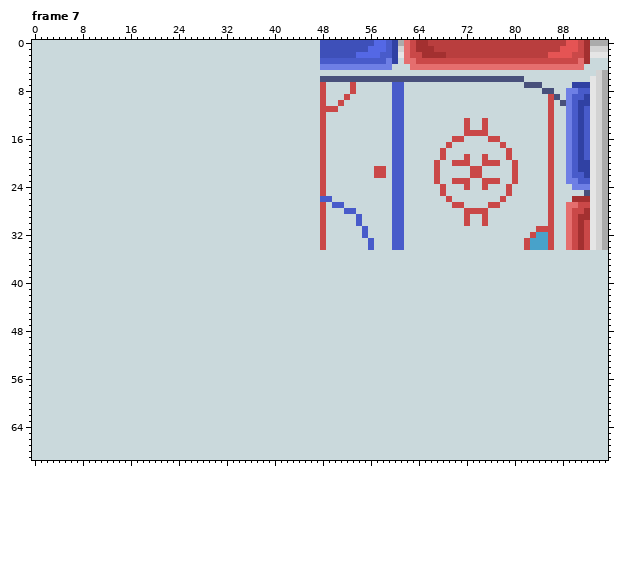
Pixel-art file, stored at OneVersusOne/Sprites/MapTemplate01.aseprite. Above, as it was before the edit.
96x70 pixels, 7 frames. Colours within 5 levels of each other are drawn and written as one. Shown: frame 7.
Once edited:
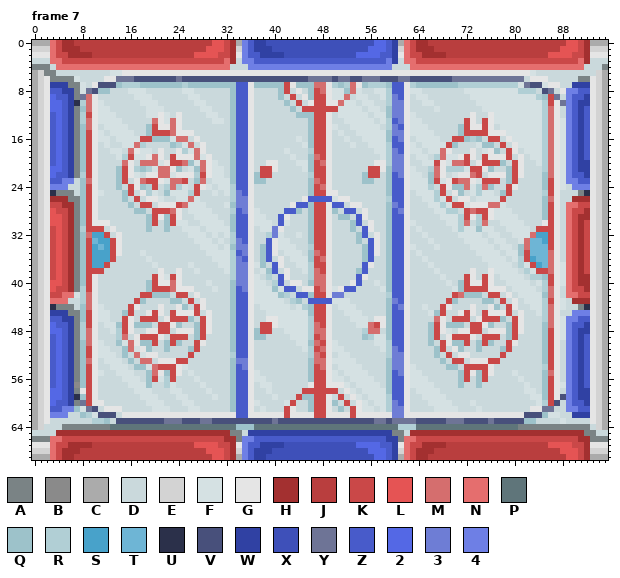
Palette (. is transparent): A #7a8385  B #8a8a8a  C #ababab  D #cad9dc  E #d3d3d3  F #d5e1e3  G #e5e5e5  H #a33030  J #b93e3e  K #ca4848  L #e55454  M #d56e6e  N #e56e6e  P #5f757a  Q #9dc2ca  R #b1cfd5  S #48a2ca  T #6eb5d5  U #2b304a  V #48507b  W #3041a3  X #3e50b9  Y #6e7496  Z #485bca  2 #5468e5  3 #6e7dd5  4 #6e7fe5
From old to new:
Changed rows in their new state; - is an unchanged pixel.
Frame 7, layers "Shadow", "Main", "Background":
first column x 0:
 0 CCCNKHHJJJJJJJJJJJJJJJJJJJJJJJLLKHC4ZWWXXXXXXXXX------------------------------------------------
 1 EEENKHHHJJJJJJJJJJJJJJJJJJJJJLLLKHE4ZWWWXXXXXXXX------------------------------------------------
 2 GGGNKKHHHHJJJJJJJJJJJJJJJJJLLLLKKHG4ZZWWWWXXXXXX------------------------------------------------
 3 ---NNKKKKKKKKKKKKKKKKKKKKKKKKKKKNH-44ZZZZZZZZZZZ------------------------------------------------
 4 AAA-NNNNNNNNNNNNNNNNNNNNNNNNNNNNN---444444444444-----------------------------------------------A
 5 CEAA---------FFGGGGGGGGGGGGGGGGGGGGGGGGGGGGGGGGGGGGGGGGGGGGGGGGGGGGGGGGGGGGGGGGGGGGF------------
 6 CEGAAAAF----GGYYYVVVVVVVYVVVVVVVVVVVVVVVVVVVVVYYYY-YY--YYY---YY-------YYYYYYYYYYYY-GGG-----AA---
 7 CEGWWWAAF-GVVVQRRRQQQQQQQRQQQQQQQQZZGQQQQQKGQQQMMGRQRMGQRRRQ--GRQQQQQQQRRRRRRRRRRFY--FGG--------
 8 CEGZZWWAFYVQQ---FFF------FF------QZZG----QK-G-QKMGFFQMF--FFR--GFF-------FFFFFFFFFRRR--Y-G-------
 9 CEG2ZZWAYMG------FFF------FF-----QZZG----Q-K-GQK-GFFM-FF--FR3-G-FF-------FFFFFFFFFFFRQ-Y--------
10 CEG22ZWURMGF------FFF------FF----QZZG-----Q-K-GK-GGMFF-FF--R33G--FF-------FFFFFFFFFFFR-GY-------
11 CEG22ZWAQMGFF------FFF------FF---QZZG------Q-KKK---FFFF-FF-Q33G----F-------FFFFFFFFFFRMG--------
12 CEGZ2ZWARKGFFF-----FFGF-G----FF--QZZG-------QQQK-G-FFFFF-FFQ33GF---------G--GFFFFFFFFRMG--------
13 CEGZ2ZWARMGFFFF-----MGFMG-----FF-QZZG---------QK-G--FFFFF-FR-3GFF--------G--GFFFFFFFFRMGF-------
14 CEGZ2ZWAQMG-FFFF---QKGGMG--------QZZG---------QK-GF--FFFFF-R3-GFFF-----Q-GG-G-FFFFFFFRMGF-------
15 CEGZ2ZWAQKGF-FFFF--QKKKMGGG------QZZG---------QK-G-F--FFFFFQ33GFFFF----Q----GGGFFFFFFRMGF-------
16 CEGZ2ZWAQKGFF-FFFFKKQQQFMM-G-----QZZG-------F-QK-G--F--FFFFQ-3G-FFFF----QRQ----GFFFFFRMGF-------
17 CEGZ2ZWAQKG-F--FFMR----QRFM-G----QZZG--------FQK-G---F--FFFR--GF-FFFF-Q---FQQ---GFFFFRMGF-------
18 CEGZ2ZWAQKG--FF-MGFF-G--GRFMG----QZZG-----F---RK-G-------FFR3-GFF-FFMG---G-FGQ--G-FFFRMGF-------
19 CEGZ2ZWAQKG---FRKFFGMG-KGGGMFG---QZZG------F--QM-G--------FR33G-FF-RMFFG-G--GGG--G-FFRMGF-------
20 CEGZ2ZWAQKG----MG-MMMFGKKMQFMGF--QZZG--GG---FFQKMG-------GGR33G--FF-GFMM--G---Q--G--FRMGF-------
21 CEG22ZWAQKG---QKGRQRFMMGQ-FQMGFF-QZZG-KKG----FQK-G------K-GQ33GF--RMGRRRF--GQ--Q-G---RMGF-------
22 CEG2ZZWARKG---QKGF-GGMMFGGGRKGFF-QZZGQKK------RK-G-----QK-DQ-3GFF-QMG-FGGM--GGGQ-G---QMGF-------
23 CEGZZ44-QMG---QK-GMKKGFMMK-QM-FFFQZZGQQ-------QM-G-----QQ--Q--GFFFQ-FG-MMGF----Q-----Q-GF-------
24 CEG444--QKG---Q-KGQRK-RMRF-KGF-FFRZZG---------QKMG---------Q--GFFFR--GQQMFRMQ---G----Q-GF-------
25 CEGUAAA-QKGF---QK-GRF-QFFFRK--F-FR3ZG---------QK-GG--------Q--G-FFFR--GQ-FRFF-Q------R-G---AU---
26 CEGHHHAAQKG----Q-K-GGF--FFMF-----R33G--------GZZ--FGG------R--G--FFRF--GG-FFFF-------QMG--------
27 CEGKKHHAQKG-----Q-KK-GGGKMFFF---FQ33G------GZZQK-G---GG----Q3-G---FFRF--FGGGMMF------Q-G--------
28 CEGLKKHAQKG------QQ-KKKMG-FFFF---RZ3GF----ZZQ-QK-GQ----G---Q-3G----FFRR--M--GFFF-----Q-G--------
29 CEGLLKHAQKG--------QKGQKG--FFFF--QZZGFF--ZG---QK-G-QQ--G---Q--G-----FFFR-GR-GFFFF----Q-G--------
30 CEGLLKHAQKGGG------QK-QKFF--FFFF-QZZGFFF-ZF---QK-G---Q--G--Q--GF-----FFRM-RM--FFFF---G-G--------
31 CEGKLKHARKKK-G-----Q--Q--FFF-FFFFQZZG-FF3G----QK-G---Q--G--Q--G-F-----FRFFQFF--FFFF----G--------
32 CEGKLKHAQMSSK-G-----------FFF-F-FRZZG--R3F--F-QK-G----Q--G-Q--G--F-----FFFF-FF--FFFM---G--------
33 CEGKLKHAQKTSSKG------------FFF-F-R3ZG--ZGFF---QK-G----Q--G-Q--G---F-----FFFF-FF--FMTT--G--------
34 CEGKLKHAQKSTSKG-------------FFF-FQ33G-QZGFFF--RK-G-----Q-G-Q--GF---F-----FFFF-FF-QMTTT-G--------
35 CEGKLKHAQKSSSKG---F----------FFFFRZ3G-QZG-FFF-QMKG-----QZG-QZZG-F---------FFFF-FFQKTTTMG-NKHKGEC
36 CEGKLKHAQKSSSK-----F----------FFFR3ZG-QZ-G-FFFQKMG-----QZ--QZZG--F---------FFFF-FRKSTTMG-NKHKGEC
37 CEGKLKHAQKSSK-------F-----F----FFR33GFQ-ZG--FFRKKG-----ZG--QZZG---F---------FFFF-RFKSTMGFNKHKGEC
38 CEGKLKHAQKKK---------G--G--F----FR33G-FQZ-G--FRMKG----QZ---QZZG----F-----G--GFFFF-RFKKMGFNKHKGEC
39 CEGKLKHAQKG---------KGFKG--------R33GF-R-ZG---RMMG----ZG---QZZG-----F---KG-KG-FFFF-RRQKGFNKHHGEC
40 CEGLLKHAQKG--------QKGGMG----F---Q33GFF-RZ-GG-QMMG---GZ--F-QZZG------F-QKGGKG--FFFF-FRKGFNKHHGEC
41 CEGLKKHARKG--------QKKKMGGG---F--QZ3GFFFQFZZ-GGKMGFGZZ----FQZZG-------FQKKKKGGG-FFFF-RMG-NKKHGEC
42 CEGKKNNFRMG-------KKQQQ-KK-G-----QZZGFFFFQR-ZZQKKG33-------RZZG-------KMQQQ-KK-G-FFFFQMG-NNKKGEC
43 CEGNNN--RMG------KQ----QQ-K-G----QZZGFFFFF-RQ-ZZZZFFF------Q3ZG------KQ----QQ-K-G-FFFRKGF-HHHGEC
44 CEGUAAA-QMGF----KG---G--GQ-KG----QZZG-FFFFF-FRQKKG-FFF-----QZ3G--F--KG---G--GQ-KG--FFRMGF--AUGEC
45 CEGWWWAAQKGFF--QK--GKG-KGGGK-G---QZZG--FFFFFFFQKKG--FFF----QZZG---FQK--GKG-KGGGK-G--FRMG--444GEC
46 CEGZZWWAQKGFF--KG-KKK-GKKKQ-KG---QZZG--GGFFFFFRKKG---FFF-GGQZZG----MG-KKK-GKKKQ-KG---RMGF44ZZGEC
47 CEG2ZZWARKG-FFQKGQQQ-KKGQ--QKG---QZZG-KKGFFFFFRMKG----FFMKGQZZG---QKGQQQ-KKGQ--QKG---QMGF4ZZWGEC
48 CEG22ZWARMG--FRKG--GGKK-GGGQKG---QZZGQKK--FFFFRMMG-----RMM-QZZG---QKGF-GGKK-GGGQKG---QKGF4ZWWGEC
49 CEGZ2ZWARMG---RM-GKKKG-KKK-QK----QZZGQQ----FFFRKMG-----QRFFQZZG---QK-GKKKG-KKK-QK----QKGF4ZWZGEC
50 CEGZ2ZWAQMGF--QFMGQQK-QKQ--KG----QZZG-------FFQMKGF------FFRZZG---Q-KGQQK-QKQ--KG----QKG-4ZWZGEC
51 CEGZ2ZWAQKGFF--QMFGQ--Q---QK-----QZZG--------FRKMGFF------FR3ZG----QK-GQ--Q---QK-----QKG-4ZWZGEC
52 CEGZ2ZWAQKGFFF-Q-MFGG-----K------RZZG---------RMKG-FF------R33G----Q-K-GG-----K------QKG-4ZWZGEC
53 CEGZ2ZWAQMG-FFF-Q-MM-GGGKK-------Q33G---------QMMGFFFF-----Q33G-----Q-KK-GGGKK-------QKG-4ZWZGEC
54 CEGZ2ZWAQKG--FFF-QQFMKKKGF-------QZ3G---------QKMG-FFFF----Q33GF-----QQ-KKKKG--------RKG-4ZWZGEC
55 CEGZ2ZWAQKGF--FFF--QMGQKG-F------QZZGF--------QKKGF-FFFF---QZ3GFF------QKGQKG---F----QMG-4ZWZGEC
56 CEGZ2ZWAQKG----FFF-QKFRK---F-----QZZGFF-------QKKGFF-FFFF--QZZGFFF-----QK-QK-----F---QKG-4ZWZGEC
57 CEGZ2ZWBQKG-----FFFQ--RF----F----QZZG-FF------GKKGGGF-FFFF-QZZGFFFF----Q--Q-------F--QKGF4ZWZGEC
58 CEG22ZWAGKG------FFF---FF----F---QZZG--F-----KKKKKK-GF-FFFFQZZG-FFFF--------------FF-QKG-4ZWWGEC
59 CEG22ZWUQKG-------FFF---FF----F--QZZG---F---KQQKKG-K-GF-FFFRZZG--FFFF--------------FFQKGV4ZWWGEC
60 CEG2ZZWAYKGG-------FFF---FF------QZZGF----FK--QKKGQ-K-GF-FFR3ZG---FFFF---F----------FRKV-4ZZWGEC
61 CEGZZ44QFYV-GGG-----FFF---FF-----QZZG-F---KG--QKKG-Q-KGFF-FR33G----FFFF---F--------GGYY--44ZZGEC
62 CEG444--QRFVVV-GGGGGGGGGGGGGGGGGGGZZGGGGGGKGGGGKKGGGGKGGGGGG33GGGGGGGGGGGGGGGGGGGGVVVQFF--WWWGEC
63 CEG-------RRQ-VVVVVVVVYYYVVVYYVVVVVVVVVVYVVVVVVVVVVVVVVVVYYVYYYYVVVVVYYYVVVVYVVVVVQQ----F----GEC
64 CE---AAAAAAAAPPPPPPPPPPPPPPPPPPPPPQQQPPPPPPPPPPPPPPPPPPPPPPPPRRRPPPPPPPPPPPPPPPPPAAAAAAAAAAAA-EC
65 ----HHHHHHHHHHHHHHHHHHHHHHHHHHHHHAA-WWWWWWWWWWWWWWWWWWWWWWWWAA-HHHHHHHHHHHHHHHHHHHHHHHHHHHHHAA--
66 AAANNKKKKKKKKKKKKKKKKKKKKKKKKKKKHHA44ZZZZZZZZZZZZZZZZZZZZZZWWANNKKKKKKKKKKKKKKKKKKKKKKKKKKKHHAAA
67 GGGNKKHHHHJJJJJJJJJJJJJJJJJLLLLKKHG4ZZWWWWXXXXXXXXXXXX2222ZZWGNKKHHHHJJJJJJJJJJJJJJJJJLLLLKKHGGG
68 EEENKHHHJJJJJJJJJJJJJJJJJJJJJLLLKHE4ZWWWXXXXXXXXXXXXXXXX222ZWENKHHHJJJJJJJJJJJJJJJJJJJJJLLLKHEEE
69 CCCNKHHJJJJJJJJJJJJJJJJJJJJJJJLLKHC4ZWWXXXXXXXXXXXXXXXXXX22ZWCNKHHJJJJJJJJJJJJJJJJJJJJJJJLLKHCCC
Boxes around the changes in both pictures, in picture pixels (x1, y1, x2, y2):
changed: (32, 40, 608, 460)
